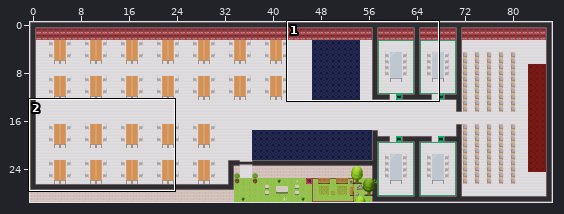
Two versions of a level (Tiled map (JSON), office.tmj). Above: a wide view before the commit, with the close-up outlined.
Close-up. Before:
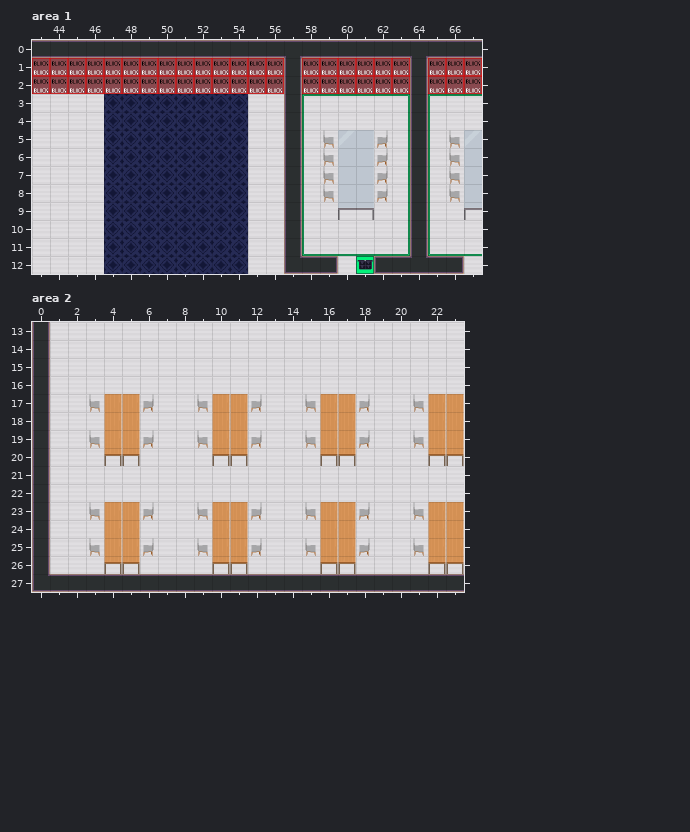
Cells are 32x32 px. Shown: area 1 x 43..67, y 0..12; area 2 x 0..23, y 13..27. The commit also changed other parts of the map, which this record leaves out.
Now the later version:
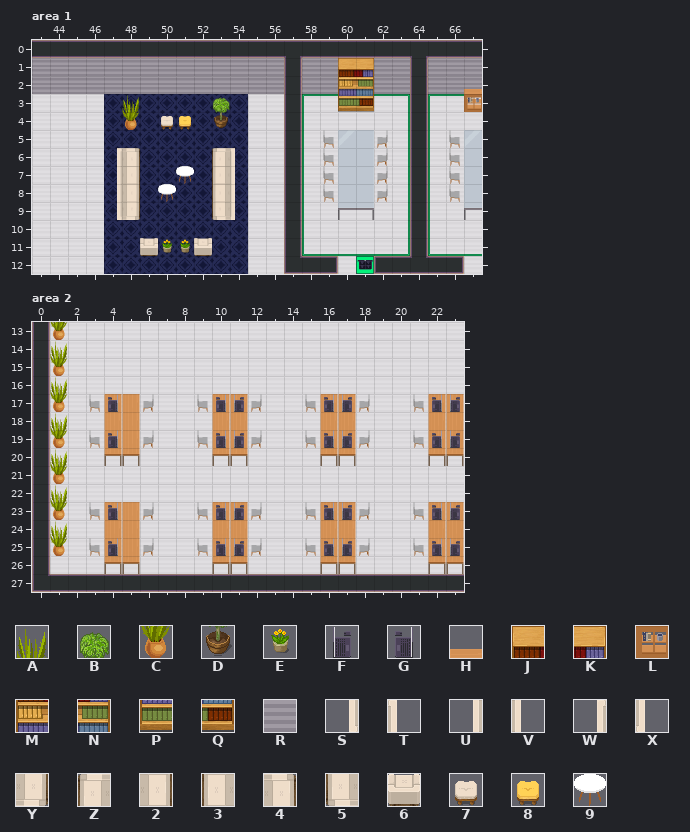
Key: from "WA_Decoration": A 75, B 78, C 87, D 90, E 93; from "WA_Miscellaneous": F 24, G 25; from "WA_Other_Furniture": H 19, J 22, K 23, L 31, M 34, N 35, P 46, Q 47; from "WA_Room_Builder": R 383; from "WA_Seats": S 0 turned 270, T 0 turned 90, U 1 turned 270, V 1 turned 90, W 2 turned 270, X 2 turned 90, Y 13 turned 270, Z 13 turned 90, 2 14 turned 270, 3 14 turned 90, 4 15 turned 270, 5 15 turned 90, 6 47, 7 164, 8 166; from "WA_Tables": 9 131.
_ is an empty cell.
Edits made:
Layer "walls/walls1", area 1:
Tile R is added in rows 1 to 2 at x 43 to 56, 58 to 59, 62 to 63 and 65 to 67.
Layer "furniture/furniture2", area 1:
Tile 2 is added in rows 7 to 8 at x 48.
Tile 3 is added in rows 7 to 8 at x 53.
Tile 4 is added in row 6 at x 48.
Tile 5 is added in row 9 at x 53.
Tile 6 is added in row 11 at x 49 and 52.
Tile 7 is added in row 4 at x 50.
Tile 8 is added in row 4 at x 51.
Tile 9 is added in row 7 at x 51; in row 8 at x 50.
Tile S is added in row 9 at x 47.
Tile T is added in row 6 at x 54.
Tile U is added in rows 7 to 8 at x 47.
Tile V is added in rows 7 to 8 at x 54.
Tile W is added in row 6 at x 47.
Tile X is added in row 9 at x 54.
Tile Y is added in row 9 at x 48.
Tile Z is added in row 6 at x 53.
Layer "above/above1", area 1:
Tile A is added in row 3 at x 48.
Tile B is added in row 3 at x 53.
Tile C is added in row 4 at x 48.
Tile D is added in row 4 at x 53.
Tile E is added in row 11 at x 50 to 51.
Layer "above/above2", area 1:
Tile H is added in row 2 at x 67.
Tile J is added in row 1 at x 60.
Tile K is added in row 1 at x 61.
Tile L is added in row 3 at x 67.
Tile M is added in row 2 at x 60.
Tile N is added in row 2 at x 61.
Tile P is added in row 3 at x 60.
Tile Q is added in row 3 at x 61.
Layer "above/above1", area 2:
Tile A is added in row 14 at x 1; in row 16 at x 1; in row 18 at x 1; in row 20 at x 1; in row 22 at x 1; in row 24 at x 1.
Tile C is added in row 13 at x 1; in row 15 at x 1; in row 17 at x 1; in row 19 at x 1; in row 21 at x 1; in row 23 at x 1.
Tile C is added in row 25 at x 1.
Layer "above/above2", area 2:
Tile F is added in row 17 at x 11, 17 and 23; in row 19 at x 11, 17 and 23; in row 23 at x 11, 17 and 23; in row 25 at x 11, 17 and 23.
Tile G is added in row 17 at x 4, 10, 16 and 22; in row 19 at x 4, 10, 16 and 22; in row 23 at x 4, 10, 16 and 22; in row 25 at x 4, 10, 16 and 22.
